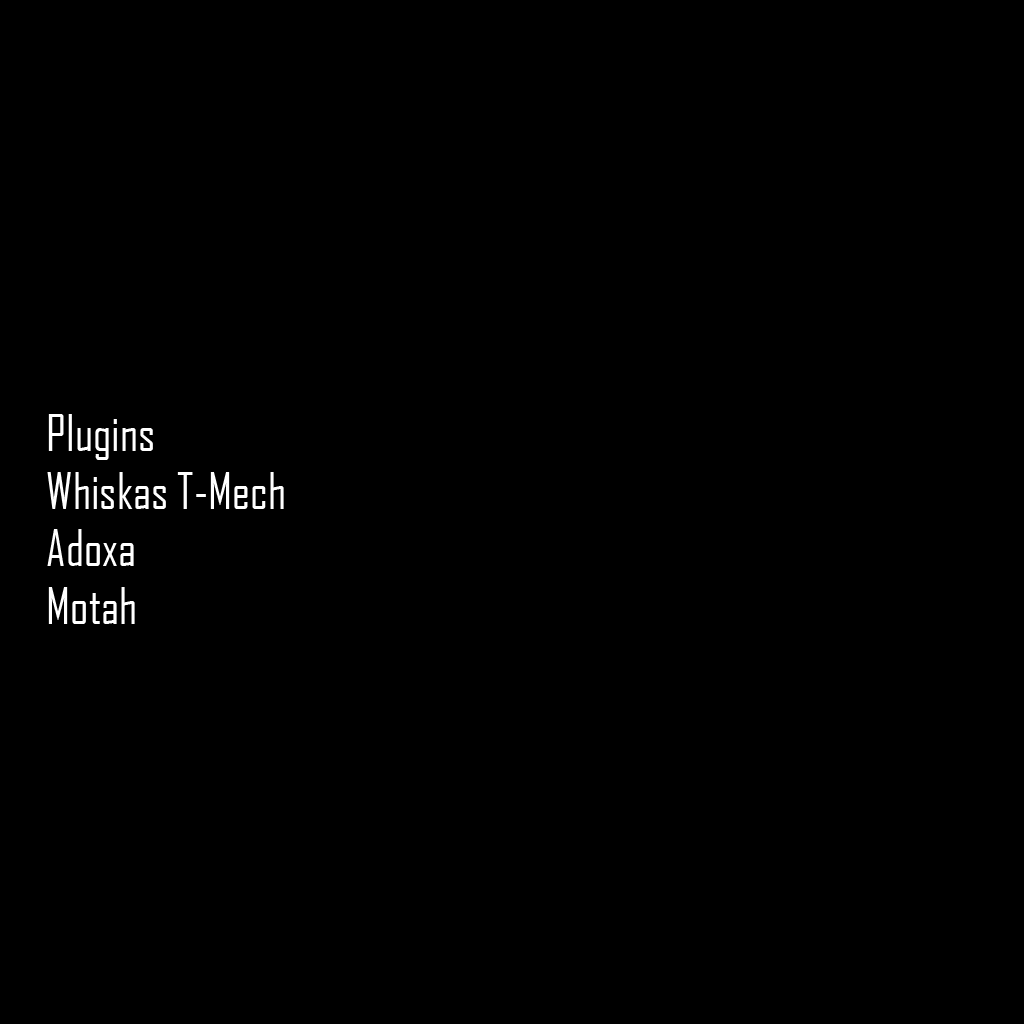
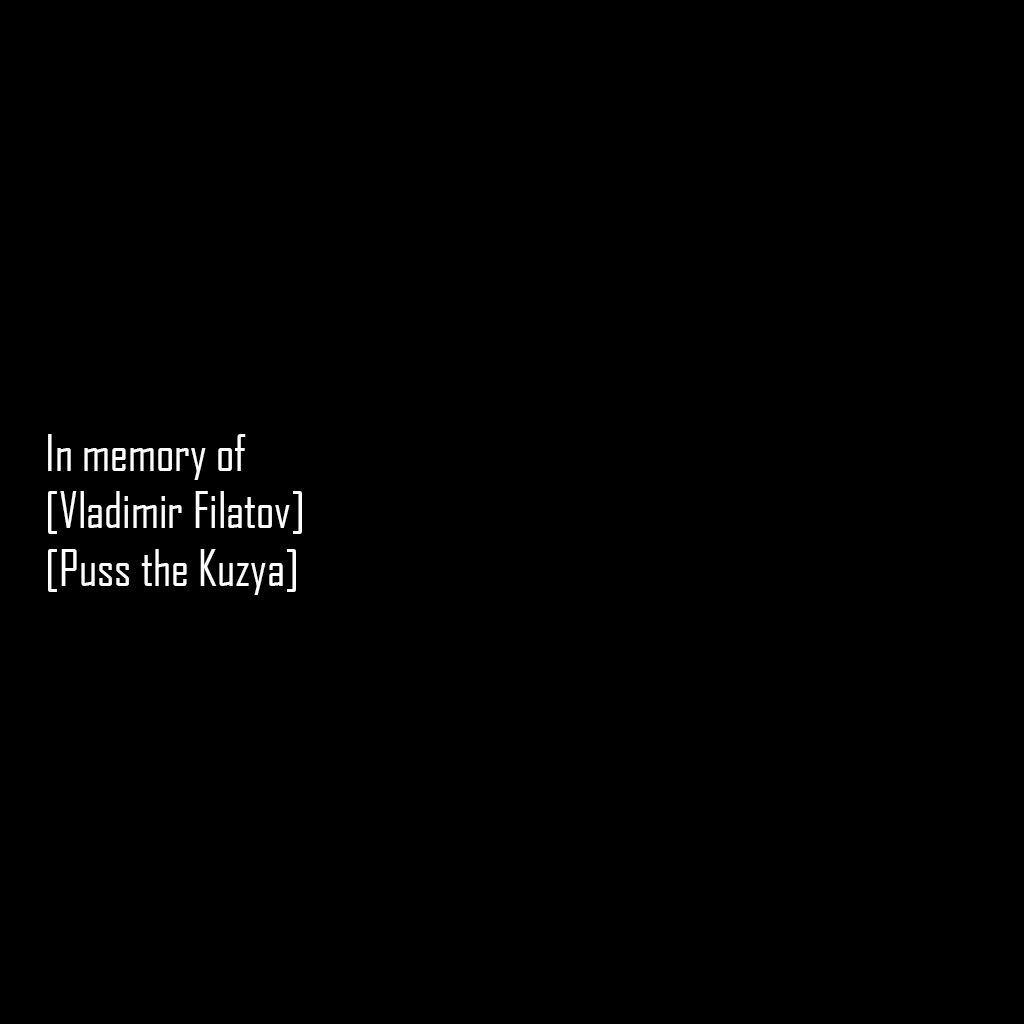
Layered file, before and after one edit (w=1024, h=1024). Changes by layer:
renamed "Plugins Whiskas T-Mech Adoxa Motah" to "In memory of [Vladimir Filatov] [Puss the Kuzya]", painted on it over left=47, top=414, right=302, bottom=624
